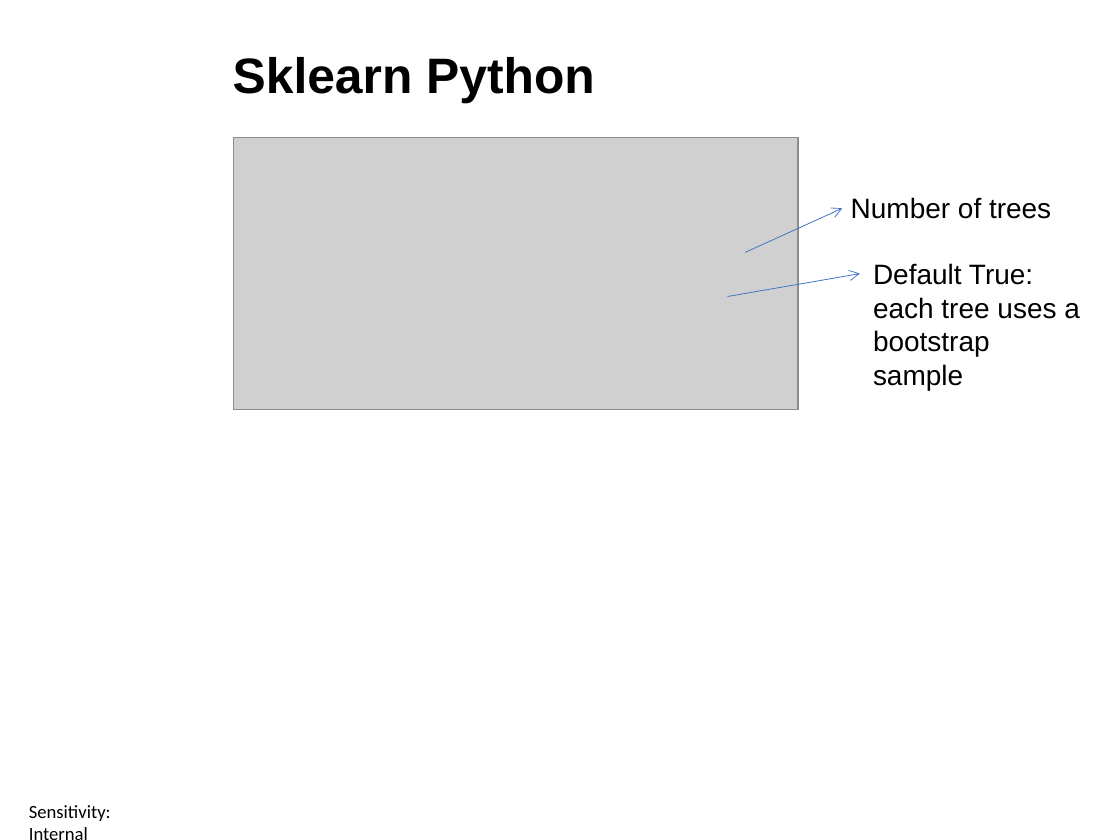
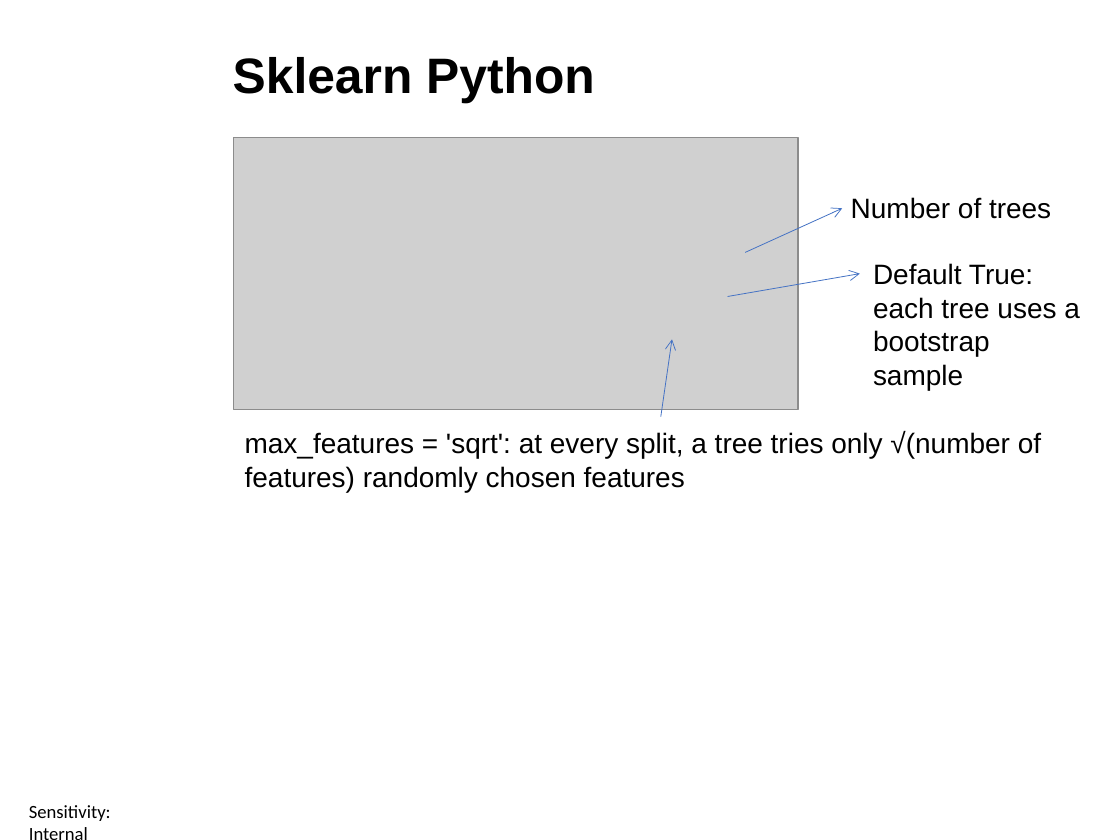
Before and after one commit to ctsallis/frontiers_in_ai_and_data_science, a slide deck: slide 18 of content/Lectures/Semester 1/Week 7/1 Lecture/1.7 Ensemble Methods and K-NN (Lecture).pptx. Drawn at 1120x840 pixels with LibreOffice and Linux fonts; fonts in the diff are those of the drawing; grey boxes stand for pictures; background and template pictures are left out. Boxes give left, top, right and bottom in pixels: in the first picture for what was removed or moved away, otherwise in the second. Text is boxed around its words. In the diff, an @@ line names an element or a change of style, - is before the commit and + after.

```diff
--- a/content/Lectures/Semester 1/Week 7/1 Lecture/1.7 Ensemble Methods and K-NN (Lecture).pptx
+++ b/content/Lectures/Semester 1/Week 7/1 Lecture/1.7 Ensemble Methods and K-NN (Lecture).pptx
@@ arrow added from (661, 417) to (672, 339), #4472C4 0.5 pt @@
@@ text added at [245,431,1041,492], 18 pt, text #000000 @@
+max_features = 'sqrt': at every split, a tree tries only √(number of features) randomly chosen features
```
Also in this commit, not shown: 5 other slides changed, 2 other files.
